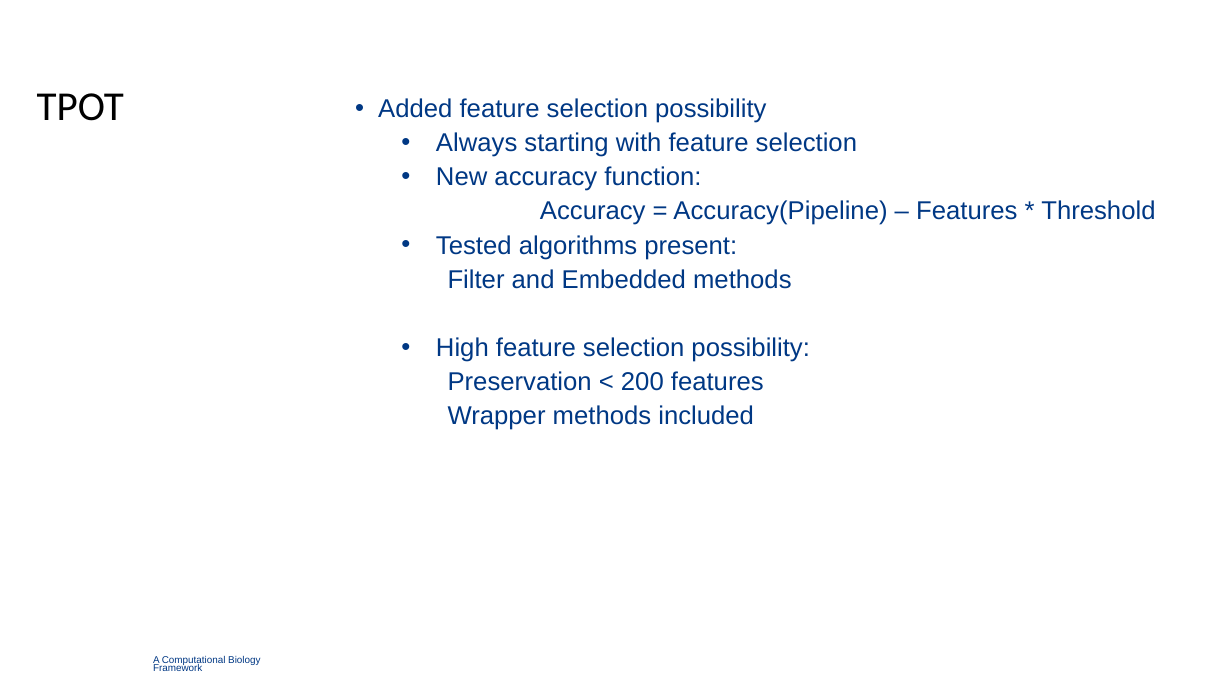
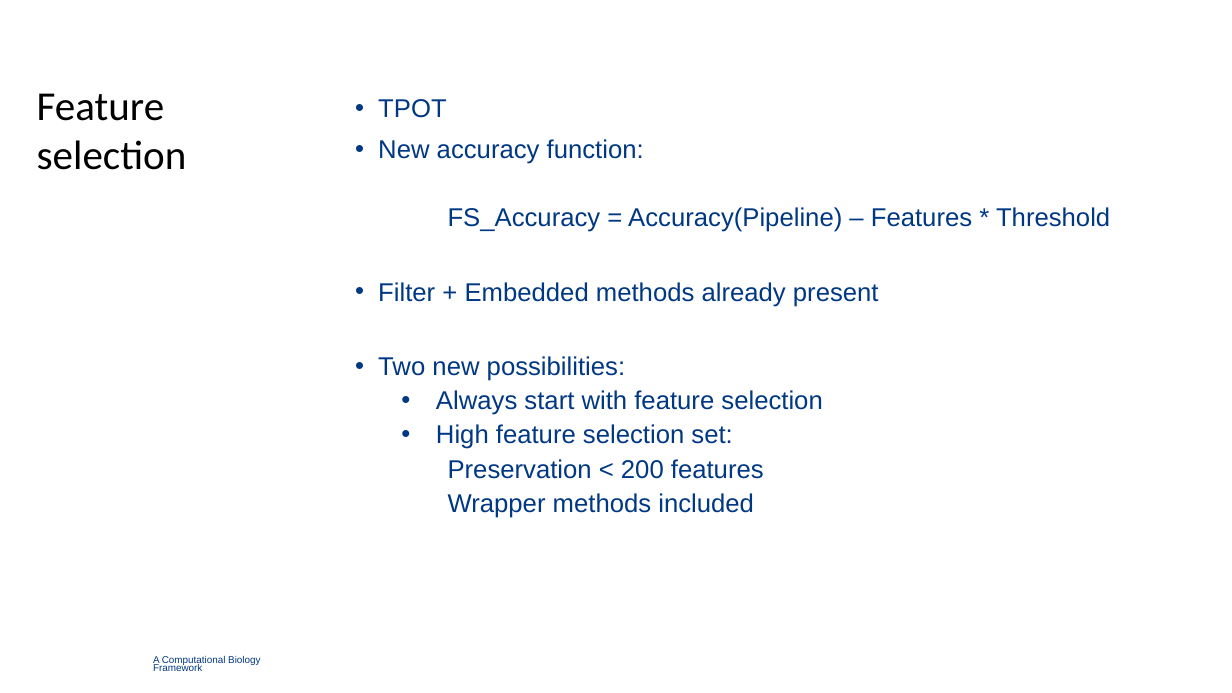
Before and after one commit to TimBeishuizen/GraduationFilesGithub, a slide deck: slide 7 of Meetings/4. Quality Enhancement Period/2018-08-15 ContinuationPresentation.pptx (slide 6 before the commit). Drawn at 1232x693 pixels with LibreOffice and Linux fonts; fonts in the diff are those of the drawing; background and template pictures are left out. Boxes give left, top, right and bottom in pixels: in the first picture for what was removed or moved away, otherwise in the second. Text is boxed around its words. In the diff, an @@ line names an element or a change of style, - is before the commit and + after.

```diff
--- a/Meetings/4. Quality Enhancement Period/2018-08-15 ContinuationPresentation.pptx
+++ b/Meetings/4. Quality Enhancement Period/2018-08-15 ContinuationPresentation.pptx
@@ text at [37,93,187,170]: text changed @@
-TPOT
+Feature
+selection
@@ text at [378,99,446,118]: text changed @@
-• Added feature selection possibility
-  • Always starting with feature selection
+• TPOT
@@ text at [378,139,644,164]: list level 2 to 1 in "New accuracy function:" @@
@@ text at [378,207,1110,449]: text changed @@
-    Accuracy = Accuracy(Pipeline) – Features * Threshold
-  • Tested algorithms present:
-    Filter and Embedded methods
-  • High feature selection possibility:
+    FS_Accuracy = Accuracy(Pipeline) – Features * Threshold
+• Filter + Embedded methods already present
+• Two new possibilities:
+  • Always start with feature selection
+  • High feature selection set:
```
Also in this commit, not shown: 4 other slides changed, 12 slides added, 13 other files.
